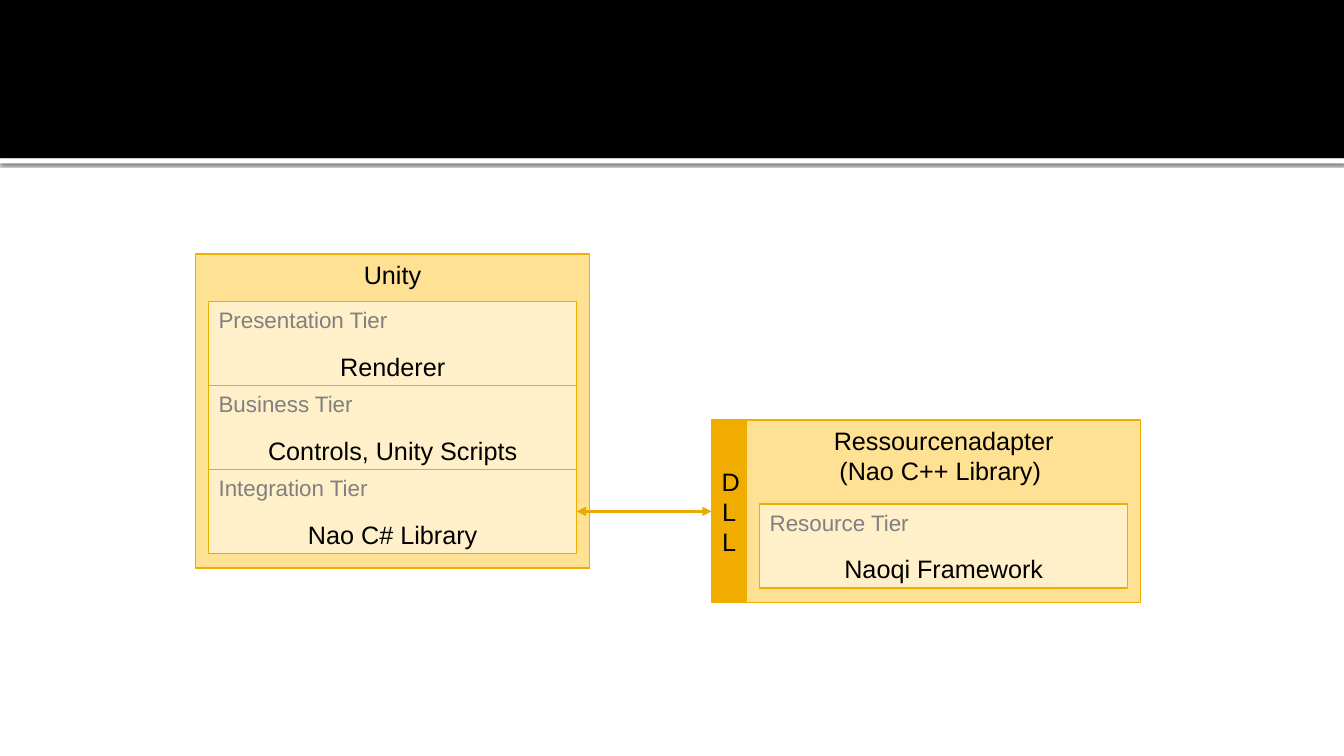
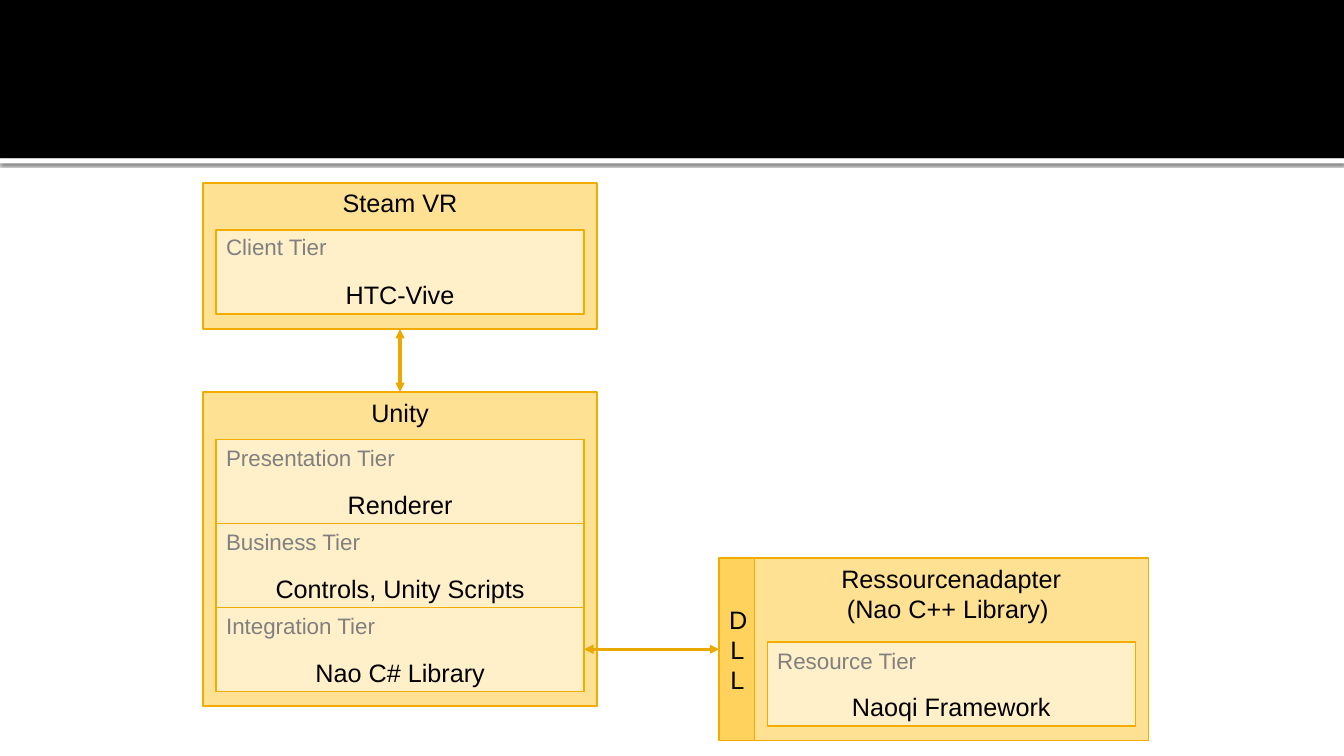
Before and after one commit to TheFreshMango/ViveNao, a slide deck: slide 2 of Dokumente/Kapitel/Architekturentwurf 0.1.pptx. Drawn at 1344x756 pixels with LibreOffice and Linux fonts; fonts in the diff are those of the drawing. Boxes give left, top, right and bottom in pixels: in the first picture for what was removed or moved away, otherwise in the second. Text is boxed around its words. In the diff, an @@ line names an element or a change of style, - is before the commit and + after.

```diff
--- a/Dokumente/Kapitel/Architekturentwurf 0.1.pptx
+++ b/Dokumente/Kapitel/Architekturentwurf 0.1.pptx
@@ rectangle added at <box>203,182,597,329</box>, fill #FFE193, outline #F0AD00 1 pt, 18 pt, text #000000 @@
+Steam VR
@@ rectangle added at <box>216,230,584,314</box>, fill #FFF0C9, outline #F0AD00 1 pt, 18 pt, text #000000 @@
+HTC-Vive
@@ text added at <box>226,239,327,255</box>, 16 pt, text #808080 @@
+Client Tier
@@ double arrow added from (400, 329) to (400, 392), #EBA900 2.25 pt @@
@@ 6 rectangles, 3 texts: place and size @@
-6 rectangles, 3 texts at <box>196,254,1141,603</box>
+6 rectangles, 3 texts at <box>203,392,1148,740</box>
@@ rectangle "DLL" at <box>719,558,754,740</box>: alignment centre to right; fill #F0AD00 to #FFD25D @@
@@ rectangle "Nao C# Library": place and size @@
-rectangle "Nao C# Library" at <box>209,470,577,554</box>
+rectangle "Nao C# Library" at <box>216,607,584,691</box>
@@ text "Integration Tier": place and size @@
-text "Integration Tier" at <box>219,480,368,501</box>
+text "Integration Tier" at <box>226,618,375,639</box>
@@ double arrow moved from (577, 511) - (712, 511) to (585, 649) - (719, 649) @@
```
Also in this commit, not shown: 2 other files.
